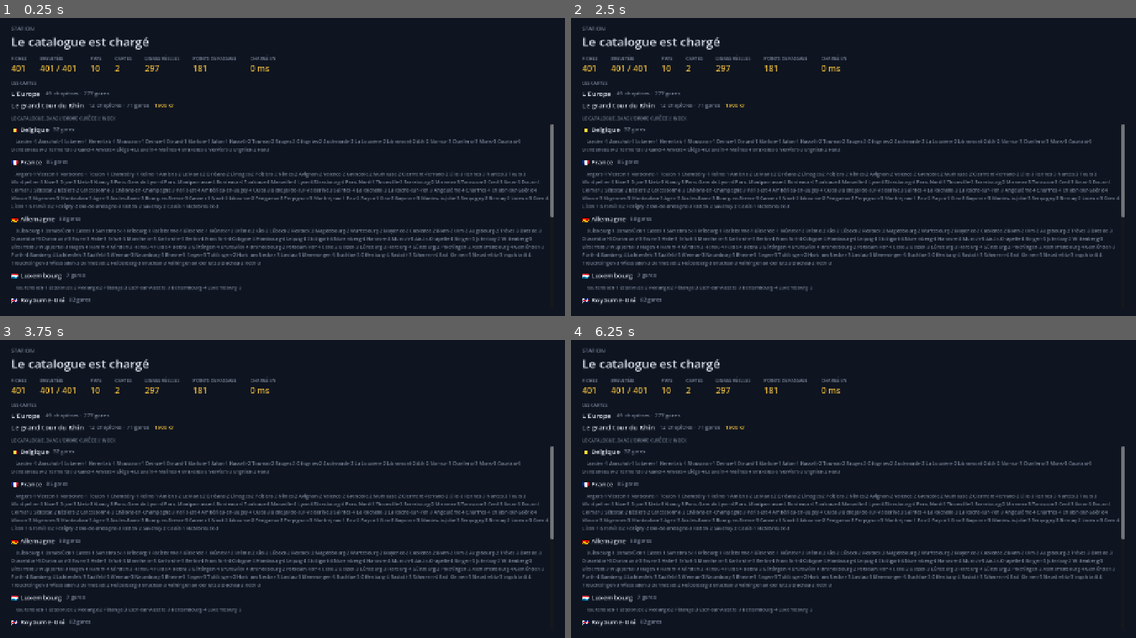
Above: before the commit, frames 1-4 (two rows, left to right).
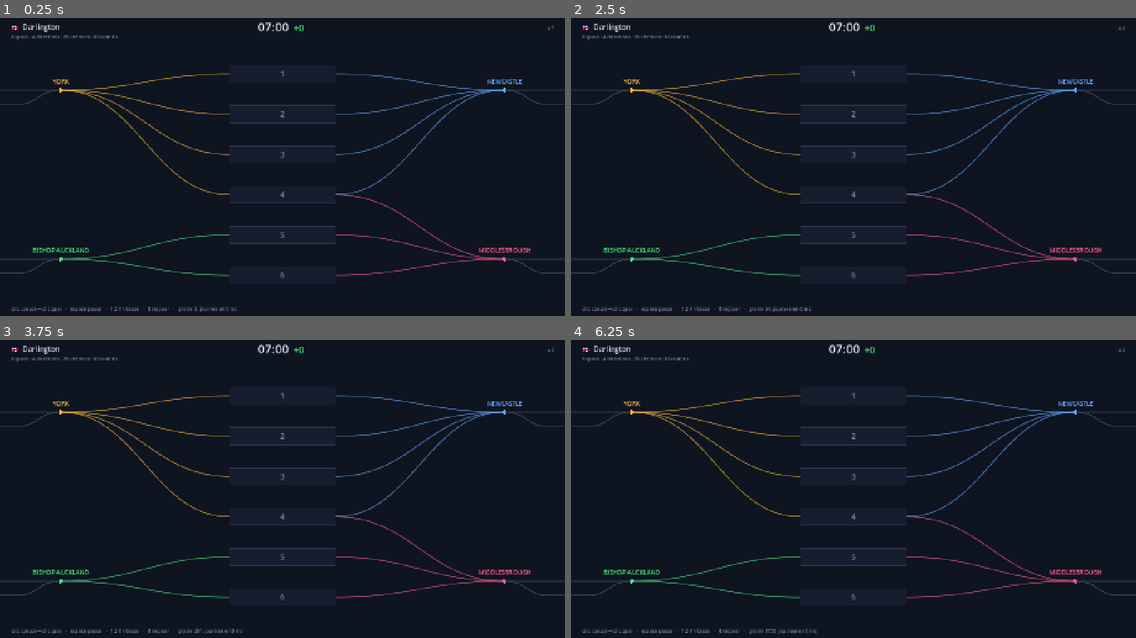
Above: after the commit, the same moments.

Repository: VincentDebaty/station
Game: Godot game, scene res://jeu/jeu.tscn
Same seed, same stepped clock (60 frames per second), same inputs: the game is played once before the commit and once after it. Before the commit the project starts from res://jeu/catalogue.tscn.
Inputs (mouse positions are in pixels of both pictures, inside the frame that each line leads up to):
- Up to frame 1 (0.25 s): no input
- Up to frame 2 (2.5 s): tap Enter at 0.5, 2 s; move the mouse to (977, 152) at 0.52 s; tap 1 at 0.6 s; click (977, 152) at 0.67 s; tap Space at 0.77, 1.07, 1.25, 1.52, 1.82 s; tap 2 at 0.8, 1.35 s; move the mouse to (740, 181) at 1.27 s; click (740, 181) at 1.42 s; tap 4 at 1.55, 2.1 s; move the mouse to (910, 98) at 2.02 s; click (910, 98) at 2.17 s; tap R at 2.3 s
- Up to frame 3 (3.75 s): tap Space at 2.75, 3.02, 3.05, 3.32, 3.6 s; move the mouse to (254, 548) at 2.77 s; tap R at 2.85 s; click (254, 548) at 2.92 s; tap Enter at 3.5 s; move the mouse to (452, 533) at 3.52 s; click (452, 533) at 3.67 s
- Up to frame 4 (6.25 s): tap Space at 3.77, 4.07, 4.25, 4.52, 4.82, 6.02 s; tap 1 at 3.8, 4.35 s; tap Escape at 4.15 s; move the mouse to (684, 441) at 4.27 s; click (684, 441) at 4.42 s; tap 2 at 4.55, 5.1 s; move the mouse to (881, 489) at 5.02 s; click (881, 489) at 5.17 s; tap 4 at 5.3, 5.85 s; move the mouse to (768, 411) at 5.77 s; click (768, 411) at 5.92 s; tap R at 6.05 s

The runs differ from the first frame. In frame 1, 14% of the frame differs, in the area x 0-100%, y 1-99%; in frame 2, 14%; in frame 3, 14%; in frame 4, 14%.

Commit message:
Un convoi roule sous Godot
À la demande de Vincent, l'écran de jeu passe avant la rampe et la sauvegarde :
il voulait voir un convoi rouler. jeu/jeu.tscn (jeu/vue_jeu.gd) est désormais
la scène principale.

L'écran ne décide de rien. La journée vient de Journee, chaque position de
chaque voiture vient de l'état d'Enclenchement, et vue_jeu.gd traduit en pixels
avec les formules de placement de render.js, transposées : path_point — qui
EXTRAPOLE au-delà des deux bouts d'un chemin, c'est ce qui fait glisser un
convoi le long du quai au demi-tour et surgir hors carte sur la voie
d'approche —, placeEntry qui compte les voitures vers l'arrière, placeExit vers
l'avant, le transit de fret d'un chemin à l'autre. Convois avec leur loco à la
couleur de la destination et ses wagons plus bas, gris pour le fret ; badges —
l'heure de départ en ambre à l'approche, en vert plus tôt, « +N min » en rouge
en retard — ; itinéraires accordés à la couleur de la destination, itinéraires
promis en transparence ; quais éligibles au choix, fermés en rouge avec l'heure
de réouverture, promis liserés ; feu rouge devant un convoi retenu ; horloge à
partir de 7 h ; retard vivant coloré au barème ; fin de service voilée avec ses
étoiles. Commandes : clic convoi puis clic quai, espace, 1/2/4, R pour une
journée neuve, Échap.

gare.gd devient composable — posé par l'écran il dessine le plan qu'on lui
donne, seul il choisit sa gare et se photographie — et passe DERRIÈRE son
parent : à la première capture, les quais recouvraient les convois à l'arrêt,
deux badges flottaient au-dessus de quais vides. Une propriété.

STATION_AUTO=1 laisse jouer le joueur scripté de l'oracle, et
STATION_CAPTURE_APRES=<secondes> photographie un service EN COURS. C'est ainsi
qu'a été vérifié Darlington graine 1, à 07:09 puis 07:20 : deux Newcastle → York
à quai loco à gauche parce qu'entrés par la droite, un fret en transit, un
York à cinq voitures qui entre sur un quai qu'un autre convoi a déjà réservé,
des départs, des sorties, +0 de retard. Tout ce que montre l'image se déduit
de l'état que l'oracle a comparé transition par transition.

Ce qu'il n'a pas encore, et que le prototype a : sons, tutoriel, chronologie,
barre de service, pilules, embarquement, file en réduction. Et la journée se
tire au démarrage en synchrone — 1,3 s sur Darlington — là où il faudra un fil
d'exécution et le pré-tirage pendant le relevé.

Co-Authored-By: Claude Fable 5.1 <noreply@anthropic.com>

Diff:
--- a/jeu/capture.gd
+++ b/jeu/capture.gd
@@ -13,10 +13,15 @@
 ## d'environnement, ça ne fait rien.
 
 
+## `STATION_CAPTURE_APRES=<secondes>` laisse d'abord tourner la scène : c'est
+## ainsi qu'on photographie un convoi EN MOUVEMENT, pas un plan vide.
 static func eventuelle(depuis: Node) -> void:
 	var vers := OS.get_environment("STATION_CAPTURE")
 	if vers == "":
 		return
+	var apres := OS.get_environment("STATION_CAPTURE_APRES")
+	if apres != "":
+		await depuis.get_tree().create_timer(float(apres)).timeout
 	await RenderingServer.frame_post_draw
 	await RenderingServer.frame_post_draw
 	var img := depuis.get_viewport().get_texture().get_image()
--- a/jeu/gare.gd
+++ b/jeu/gare.gd
@@ -34,19 +34,31 @@
 
 var G: Dictionary = {}
 var fiche: Dictionary = {}
+## Seul à l'écran (lancé comme scène) : il choisit sa gare d'après
+## l'environnement et se photographie. Posé par l'écran de jeu (jeu.tscn) : il
+## dessine le plan qu'on lui donne, et rien d'autre.
+var autonome := true
 
 
 func _ready() -> void:
+	if not autonome:
+		return
 	var id := OS.get_environment("STATION_GARE")
 	if id == "":
 		id = "darlington"
-	fiche = Donnees.fiche(id)
-	if fiche.is_empty():
+	var f := Donnees.fiche(id)
+	if f.is_empty():
 		push_error("gare inconnue : " + id)
 		return
-	G = Geo.construire(fiche)
+	poser(f, Geo.construire(f))
+	Cap.eventuelle(self)
+
+
+## Le plan d'une fiche, avec sa géométrie déjà construite.
+func poser(f: Dictionary, geometrie: Dictionary) -> void:
+	fiche = f
+	G = geometrie
 	queue_redraw()
-	Cap.eventuelle(self)
 
 
 func _draw() -> void:
--- a/jeu/geometrie.gd
+++ b/jeu/geometrie.gd
@@ -290,6 +290,36 @@
 	return -float(PORTAL_CLEAR) if v - M <= 0 else v - M
 
 
+## Position et angle (en degrés) à l'abscisse curviligne s d'un chemin —
+## `pathPoint` de render.js. Au-delà des deux bouts, on EXTRAPOLE le long du
+## segment de bord : c'est ce qui fait glisser un convoi le long du quai au
+## demi-tour, et surgir hors carte sur la voie d'approche.
+static func path_point(chemin: Dictionary, s: float) -> Dictionary:
+	var xs: PackedFloat64Array = chemin["xs"]
+	var ys: PackedFloat64Array = chemin["ys"]
+	var cum: PackedFloat64Array = chemin["cum"]
+	var L: float = chemin["len"]
+	var sc: float = min(max(s, 0.0), L)
+	var i := 0
+	while i < cum.size() - 2 and cum[i + 1] < sc:
+		i += 1
+	var seg_len: float = cum[i + 1] - cum[i]
+	if seg_len == 0:
+		seg_len = 1
+	var f: float = (sc - cum[i]) / seg_len
+	var dx: float = (xs[i + 1] - xs[i]) / seg_len
+	var dy: float = (ys[i + 1] - ys[i]) / seg_len
+	var over: float = s - sc
+	var x: float = xs[i] + (xs[i + 1] - xs[i]) * f + dx * over
+	var y: float = ys[i] + (ys[i + 1] - ys[i]) * f + dy * over
+	var ang: float = atan2(dy, dx) * 180 / PI
+	if ang > 90:
+		ang -= 180
+	if ang < -90:
+		ang += 180
+	return {"x": x, "y": y, "ang": ang}
+
+
 ## Les points d'un chemin en Vector2, pour le rendu seulement.
 static func vers_vector2(xs: PackedFloat64Array, ys: PackedFloat64Array) -> PackedVector2Array:
 	var out := PackedVector2Array()
--- /dev/null
+++ b/jeu/jeu.tscn
@@ -0,0 +1,6 @@
+[gd_scene load_steps=2 format=3]
+
+[ext_resource type="Script" path="res://jeu/vue_jeu.gd" id="1_jeu"]
+
+[node name="Jeu" type="Node2D"]
+script = ExtResource("1_jeu")
--- /dev/null
+++ b/jeu/vue_jeu.gd
@@ -0,0 +1,375 @@
+extends Node2D
+## L'ÉCRAN DE JEU — un convoi qui roule.
+##
+##   godot --path . res://jeu/jeu.tscn
+##   STATION_GARE=namur STATION_GRAINE=3 STATION_AUTO=1 STATION_VITESSE=4 godot --path . res://jeu/jeu.tscn
+##
+## Ce que cet écran dessine, il ne le décide jamais : la journée vient de
+## Journee, chaque position de chaque état vient d'Enclenchement, et ce fichier
+## ne fait que TRADUIRE un état en pixels — comme render.js le faisait pour le
+## prototype, avec les mêmes formules de placement (placeQueue, placeEntry,
+## placeExit, le transit de fret). Aucune règle de jeu ici : si un convoi ne
+## part pas, c'est l'enclenchement qui l'a décidé, et l'oracle l'a vérifié.
+##
+## Commandes : un clic sur un convoi le choisit, un clic sur un quai l'y
+## envoie ; espace met en pause ; 1, 2, 4 règlent la vitesse ; R rejoue une
+## journée neuve ; Échap désélectionne. STATION_AUTO=1 laisse le joueur
+## scripté de l'oracle jouer seul — c'est ainsi qu'on photographie un service
+## sans personne devant.
+
+const Geo := preload("res://jeu/geometrie.gd")
+const Jour := preload("res://jeu/journee.gd")
+const Has := preload("res://jeu/hasard.gd")
+const Enc := preload("res://jeu/enclenchement.gd")
+const Plan := preload("res://jeu/gare.gd")
+const Cap := preload("res://jeu/capture.gd")
+
+# Les couleurs du prototype (css/station.css) : l'esthétique est conservée.
+const TEXTE := Color("#dbe2ee")
+const MUET := Color("#7a8699")
+const ACCENT := Color("#2dd4bf")
+const OR := Color("#f5b23c")
+const VERT := Color("#4ade80")
+const ROUGE := Color("#ef4444")
+const FRET := Color("#8f98a8")
+const VOILE := Color(0.055, 0.078, 0.125, 0.82)
+
+var fiche: Dictionary
+var G: Dictionary
+var enc: Enc                          # le script préchargé sert de type
+var graine: int
+var vitesse: float = 1.0
+var pause: bool = false
+var auto: bool = false
+var duree_generation_ms: int = 0
+var positions: Dictionary = {}       # id -> Array[{x, y, ang}], recalculé à chaque image
+var plan: Node2D
+
+
+func _ready() -> void:
+	var id := OS.get_environment("STATION_GARE")
+	if id == "":
+		id = "darlington"
+	fiche = Donnees.fiche(id)
+	if fiche.is_empty():
+		push_error("gare inconnue : " + id)
+		return
+	var g := OS.get_environment("STATION_GRAINE")
+	graine = int(g) if g != "" else int(Time.get_unix_time_from_system()) % 100000
+	var v := OS.get_environment("STATION_VITESSE")
+	if v != "":
+		vitesse = float(v)
+	auto = OS.get_environment("STATION_AUTO") != ""
+
+	G = Geo.construire(fiche)
+	plan = Plan.new()
+	plan.autonome = false
+	# Un enfant se dessine APRÈS son parent : sans ceci, les quais recouvraient
+	# les convois à l'arrêt — deux badges au-dessus de quais vides, à la première
+	# capture. Le plan passe dessous, les convois roulent dessus.
+	plan.show_behind_parent = true
+	add_child(plan)
+	plan.poser(fiche, G)
+	_nouvelle_journee()
+	Cap.eventuelle(self)
+
+
+func _nouvelle_journee() -> void:
+	var t0 := Time.get_ticks_msec()
+	var day: Dictionary = Jour.new(G, fiche, Has.new(graine)).generate_schedule()
+	duree_generation_ms = Time.get_ticks_msec() - t0
+	enc = Enc.new(G, fiche)
+	enc.charger(day)
+	print("%s · graine %d — %d convois, journée tirée en %d ms"
+		% [fiche.get("id", "?"), graine, enc.trains.size(), duree_generation_ms])
+
+
+func _process(delta: float) -> void:
+	if enc == null:
+		return
+	if not pause and not enc.ended:
+		var dt_min: float = delta * vitesse / Geo.SEC_PER_GAMEMIN
+		enc.game_min += dt_min
+		enc.tick(dt_min)
+		if auto and not enc.ended:
+			_joueur_scripte()
+	_calculer_positions()
+	queue_redraw()
+
+
+# ------------------------------------------------------------------
+# Où est chaque voiture — les formules de placement de render.js
+# ------------------------------------------------------------------
+func _calculer_positions() -> void:
+	positions.clear()
+	for t in enc.trains:
+		var p := _positions_de(t)
+		if not p.is_empty():
+			positions[t.id] = p
+
+
+func _positions_de(t) -> Array:
+	var out: Array = []
+	var cs: float = Geo.CAR_SPACING
+	var n := int(t.cars)
+	match t.state:
+		Enc.S_APPROACHING, Enc.S_WAITING:
+			if t.qs == null:
+				return out
+			var ap: Dictionary = enc.approach[t.from]
+			for i in range(n):
+				out.append(Geo.path_point(ap, float(t.qs) - i * cs))
+		Enc.S_MOVING_IN, Enc.S_DWELL:
+			var path: Dictionary = enc.paths[t.entry_path]
+			var ap: Dictionary = enc.approach[t.from]
+			var head_s: float = t.stop_s
+			if t.state == Enc.S_MOVING_IN:
+				var stop_p: float = t.stop_s / path["len"]
+				head_s = t.start_s + Enc.ease_run(t.progress / stop_p, 0.10, 0.22) * (t.stop_s - t.start_s)
+			for i in range(n):
+				var s: float = head_s - i * cs
+				out.append(Geo.path_point(path, s) if s >= 0 else Geo.path_point(ap, ap["len"] + s))
+		Enc.S_MOVING_BACK:
+			var path: Dictionary = enc.paths[t.exit_path]
+			var ap: Dictionary = enc.approach[t.from]
+			var p0: float = 1 - t.stop_s / path["len"]
+			var eff_p: float = p0 + Enc.ease_run((t.progress - p0) / (1 - p0), 0.16, 0) * (1 - p0)
+			var head_s: float = (1 - eff_p) * path["len"]
+			for i in range(n):
+				var s: float = head_s - i * cs
+				out.append(Geo.path_point(path, s) if s >= 0 else Geo.path_point(ap, ap["len"] + s))
+		Enc.S_MOVING_OUT:
+			var path: Dictionary = enc.paths[t.exit_path]
+			var dep: Dictionary = enc.depart[t.to]
+			var tail: float = (t.cars - 1) * cs
+			var gone_p: float = 1 + (tail + Geo.EXIT_RUN) / path["len"]
+			var eff_p: float = Enc.ease_run(t.progress / gone_p, 0.16, 0) * gone_p
+			var head_s: float = (1 - eff_p) * (path["len"] + t.back_s)
+			for i in range(n):
+				var s: float = head_s + i * cs
+				out.append(Geo.path_point(path, s) if s >= 0 else Geo.path_point(dep, -s))
+		Enc.S_MOVING_THROUGH:
+			var pin: Dictionary = enc.paths[t.entry_path]
+			var pout: Dictionary = enc.paths[t.exit_path]
+			var ap: Dictionary = enc.approach[t.from]
+			var total_arc: float = pin["len"] + pout["len"]
+			var tail: float = (t.cars - 1) * cs
+			var end_u: float = 1 + (tail + Geo.EXIT_RUN) / total_arc
+			var h: float = t.start_s + Enc.ease_run(t.progress / end_u, 0.12, 0) * (end_u * total_arc - t.start_s)
+			for i in range(n):
+				var s: float = h - i * cs
+				if s < 0:
+					out.append(Geo.path_point(ap, ap["len"] + s))
+				elif s <= pin["len"]:
+					out.append(Geo.path_point(pin, s))
+				else:
+					var out_arc: float = pout["len"] - (s - pin["len"])
+					out.append(Geo.path_point(pout, out_arc) if out_arc >= 0 else Geo.path_point(enc.depart[t.to], -out_arc))
+	return out
+
+
+# ------------------------------------------------------------------
+# Le dessin
+# ------------------------------------------------------------------
+static func fmt(minute: float) -> String:
+	var m := int(max(0.0, floor(minute)))
+	return "%02d:%02d" % [7 + m / 60, m % 60]
+
+
+func _draw() -> void:
+	if enc == null:
+		return
+	var police := ThemeDB.fallback_font
+	var sel = enc.selected
+
+	# --- les quais éligibles, fermés, promis ---------------------------------
+	for q in G["platforms"]:
+		var pid = q["id"]
+		var r := Rect2(Geo.PLAT_X1, float(q["cy"]) - Geo.PLAT_H / 2.0, Geo.PLAT_LEN, Geo.PLAT_H)
+		if enc.platform_closed(pid):
+			draw_rect(r, Color(ROUGE, 0.12), true)
+			draw_rect(r, ROUGE, false, 1.5)
+			var fin := ""
+			for ev in enc.events:
+				if ev.get("type") == "closure" and ev["plat"] == pid and ev["revealed"] and not ev["cleared"]:
+					fin = "fermé jusqu'à " + fmt(float(ev["end"]))
+			var w := police.get_string_size(fin, HORIZONTAL_ALIGNMENT_LEFT, -1, 12).x
+			draw_string(police, Vector2(Geo.PLAT_MID - w / 2, r.position.y - 6), fin, HORIZONTAL_ALIGNMENT_LEFT, -1, 12, ROUGE)
+		elif sel != null and sel.target == null and enc.links.get(sel.from, []).has(pid) \
+				and not enc.platform_claimed(pid):
+			var col := Color(String(G["dest_color"][sel.to]))
+			col.a = 0.45 if enc.platform_occupied(pid) else 1.0
+			draw_rect(r.grow(2), col, false, 2.5)
+		else:
+			for t in enc.trains:
+				if t.target == pid and (t.state == Enc.S_WAITING or t.state == Enc.S_APPROACHING):
+					draw_rect(r.grow(1), Color(String(G["dest_color"][t.to]), 0.55), false, 1.5)
+					break
+
+	# --- les itinéraires accordés, à la couleur de la destination ------------
+	for pid in enc.active_routes:
+		var t = enc.active_routes[pid]
+		var p: Dictionary = enc.paths[pid]
+		var col := Color(String(G["dest_color"][t.to]))
+		draw_polyline(Geo.vers_vector2(p["xs"], p["ys"]), col, 3.5, true)
+	# --- l'itinéraire promis, en attente d'entrée ----------------------------
+	for t in enc.trains:
+		if t.target != null and (t.state == Enc.S_WAITING or t.state == Enc.S_APPROACHING):
+			var pid := "in:%s:%d" % [t.from, int(t.target)]
+			if enc.paths.has(pid) and not enc.active_routes.has(pid):
+				var p: Dictionary = enc.paths[pid]
+				draw_polyline(Geo.vers_vector2(p["xs"], p["ys"]), Color(String(G["dest_color"][t.to]), 0.35), 2.0, true)
+
+	# --- les convois ----------------------------------------------------------
+	for t in enc.trains:
+		if not positions.has(t.id):
+			continue
+		var pos: Array = positions[t.id]
+		var col := Color(String(G["dest_color"][t.to]))
+		for i in range(pos.size()):
+			var p: Dictionary = pos[i]
+			var h: float = Geo.CAR_H if i == 0 else Geo.CAR_H - 4
+			draw_set_transform(Vector2(p["x"], p["y"]), deg_to_rad(p["ang"]), Vector2.ONE)
+			var r := Rect2(-Geo.CAR_LEN / 2.0, -h / 2.0, Geo.CAR_LEN, h)
+			var caisse: Color = FRET if (t.freight and i > 0) else col
+			if i > 0:
+				caisse.a = 0.72
+			if t == sel:
+				draw_rect(r.grow(4), Color(ACCENT, 0.9), false, 2.0)
+			if t.holding and i == 0:
+				draw_circle(Vector2(Geo.CAR_LEN / 2.0 + 8, 0), 4, ROUGE)
+			draw_rect(r, caisse, true)
+			draw_rect(r, col, false, 1.2)
+			if i == 0:
+				var ab := String(G["dest_abbr"].get(t.to, ""))
+				var w := police.get_string_size(ab, HORIZONTAL_ALIGNMENT_LEFT, -1, 11).x
+				draw_string(police, Vector2(-w / 2, 4), ab, HORIZONTAL_ALIGNMENT_LEFT, -1, 11, Color("#0E1420"))
+		draw_set_transform(Vector2.ZERO, 0.0, Vector2.ONE)
+		# le badge : l'heure de départ, puis le retard — jamais pour le fret
+		var montre: bool = not t.freight and not t.wrong_platform \
+			and t.state != Enc.S_MOVING_OUT and t.state != Enc.S_DONE \
+			and not (t.state == Enc.S_APPROACHING and not t.settled)
+		if montre:
+			var late: float = Enc.lateness(t, enc.game_min)
+			var txt: String
+			var c: Color
+			if late >= 1:
+				txt = "+%d min" % int(floor(late))
+				c = ROUGE
+			elif late > -3:
+				txt = fmt(t.dep)
+				c = OR
+			else:
+				txt = fmt(t.dep)
+				c = VERT
+			var tete: Dictionary = pos[0]
+			var w := police.get_string_size(txt, HORIZONTAL_ALIGNMENT_LEFT, -1, 12).x
+			var bx := Vector2(tete["x"] - w / 2 - 6, tete["y"] - 30 - 10)
+			draw_rect(Rect2(bx, Vector2(w + 12, 20)), Color(0.055, 0.078, 0.125, 0.88), true)
+			draw_rect(Rect2(bx, Vector2(w + 12, 20)), c, false, 1.0)
+			draw_string(police, Vector2(bx.x + 6, bx.y + 14), txt, HORIZONTAL_ALIGNMENT_LEFT, -1, 12, c)
+
+	# --- le HUD ---------------------------------------------------------------
+	var horloge := fmt(enc.game_min)
+	var wh := police.get_string_size(horloge, HORIZONTAL_ALIGNMENT_LEFT, -1, 30).x
+	draw_string(police, Vector2(700 - wh / 2 - 24, 44), horloge, HORIZONTAL_ALIGNMENT_LEFT, -1, 30, TEXTE)
+	var d := enc.live_delay()
+	var cd: Color = VERT if d < 10 else (OR if d < 30 else ROUGE)
+	draw_string(police, Vector2(700 + wh / 2 - 12, 44), "+%d" % int(d), HORIZONTAL_ALIGNMENT_LEFT, -1, 22, cd)
+	var etat := ("pause" if pause else "x%d" % int(vitesse)) + ("  ·  auto" if auto else "")
+	var we := police.get_string_size(etat, HORIZONTAL_ALIGNMENT_LEFT, -1, 14).x
+	draw_string(police, Vector2(1400 - 28 - we, 40), etat, HORIZONTAL_ALIGNMENT_LEFT, -1, 14, MUET)
+	draw_string(police, Vector2(28, 760 - 22),
+		"clic convoi → clic quai   ·   espace pause   ·   1 2 4 vitesse   ·   R rejouer   ·   graine %d, journée en %d ms" % [graine, duree_generation_ms],
+		HORIZONTAL_ALIGNMENT_LEFT, -1, 12, MUET)
+
+	# --- la fin de service ----------------------------------------------------
+	if enc.ended:
+		draw_rect(Rect2(0, 0, 1400, 760), VOILE, true)
+		var r: Dictionary = enc.resultat
+		var titre: String = "Service interrompu" if r.get("failed", false) \
+			else ("Sans faute !" if r.get("perfect", false) else ("Fin du service" if r.get("win", false) else "Objectif manqué"))
+		var etoiles := "★".repeat(int(r.get("stars", 0))) + "☆".repeat(3 - int(r.get("stars", 0)))
+		var ligne := "%s   ·   retard cumulé %d min" % [etoiles, int(r.get("d", 0))]
+		var wt := police.get_string_size(titre, HORIZONTAL_ALIGNMENT_LEFT, -1, 34).x
+		var wl := police.get_string_size(ligne, HORIZONTAL_ALIGNMENT_LEFT, -1, 18).x
+		draw_string(police, Vector2(700 - wt / 2, 360), titre, HORIZONTAL_ALIGNMENT_LEFT, -1, 34, TEXTE)
+		draw_string(police, Vector2(700 - wl / 2, 400), ligne, HORIZONTAL_ALIGNMENT_LEFT, -1, 18, OR)
+		var wr := police.get_string_size("R pour rejouer", HORIZONTAL_ALIGNMENT_LEFT, -1, 14).x
+		draw_string(police, Vector2(700 - wr / 2, 440), "R pour rejouer", HORIZONTAL_ALIGNMENT_LEFT, -1, 14, MUET)
+
+
+# ------------------------------------------------------------------
+# Les commandes
+# ------------------------------------------------------------------
+func _unhandled_input(event: InputEvent) -> void:
+	if enc == null:
+		return
+	if event is InputEventKey and event.pressed and not event.echo:
+		match event.keycode:
+			KEY_SPACE:
+				pause = not pause
+			KEY_1:
+				vitesse = 1.0
+			KEY_2:
+				vitesse = 2.0
+			KEY_4:
+				vitesse = 4.0
+			KEY_R:
+				graine = (graine * 7 + 13) % 100000
+				pause = false
+				_nouvelle_journee()
+			KEY_ESCAPE:
+				enc.selected = null
+		return
+	if event is InputEventMouseButton and event.pressed and event.button_index == MOUSE_BUTTON_LEFT:
+		if enc.ended:
+			return
+		var m: Vector2 = get_global_mouse_position()
+		# un convoi ?
+		for t in enc.trains:
+			if not positions.has(t.id):
+				continue
+			for p in positions[t.id]:
+				if Vector2(p["x"], p["y"]).distance_to(m) <= Geo.CAR_LEN / 2.0 + 10:
+					var dit := enc.clic_train(t)
+					if dit != "":
+						print(t.id + " — " + dit)
+					return
+		# un quai ?
+		for q in G["platforms"]:
+			var r := Rect2(Geo.PLAT_X1, float(q["cy"]) - Geo.PLAT_H / 2.0, Geo.PLAT_LEN, Geo.PLAT_H)
+			if r.has_point(m):
+				var dit := enc.clic_quai(q["id"])
+				if dit != "":
+					print("quai %d — %s" % [int(q["id"]), dit])
+				return
+		enc.selected = null
+
+
+## Le joueur scripté de l'oracle, pour une démonstration sans personne devant.
+func _joueur_scripte() -> void:
+	for t in enc.trains:
+		if t.freight or t.target != null:
+			continue
+		if t.state != Enc.S_WAITING and t.state != Enc.S_APPROACHING:
+			continue
+		var lf: Array = enc.links.get(t.from, [])
+		var cands: Array = []
+		for pid in lf:
+			if enc.paths.has("out:%s:%d" % [t.to, int(pid)]) \
+					and not enc.platform_claimed(pid) and not enc.platform_closed(pid):
+				cands.append(pid)
+		if cands.is_empty():
+			for pid in lf:
+				if not enc.platform_claimed(pid) and not enc.platform_closed(pid):
+					cands.append(pid)
+		if cands.is_empty():
+			continue
+		var pick: Variant = cands[0]
+		for pid in cands:
+			if not enc.platform_occupied(pid):
+				pick = pid
+				break
+		enc.clic_train(t)
+		enc.clic_quai(pick)
--- a/project.godot
+++ b/project.godot
@@ -15,7 +15,7 @@
 
 config/name="Station"
 config/description="Jeu d'aiguillage ferroviaire. Le poste d'aiguillage."
-run/main_scene="res://jeu/catalogue.tscn"
+run/main_scene="res://jeu/jeu.tscn"
 config/features=PackedStringArray("4.7", "Mobile")
 
 [autoload]
Not shown, changed: PORTAGE-GODOT.md
